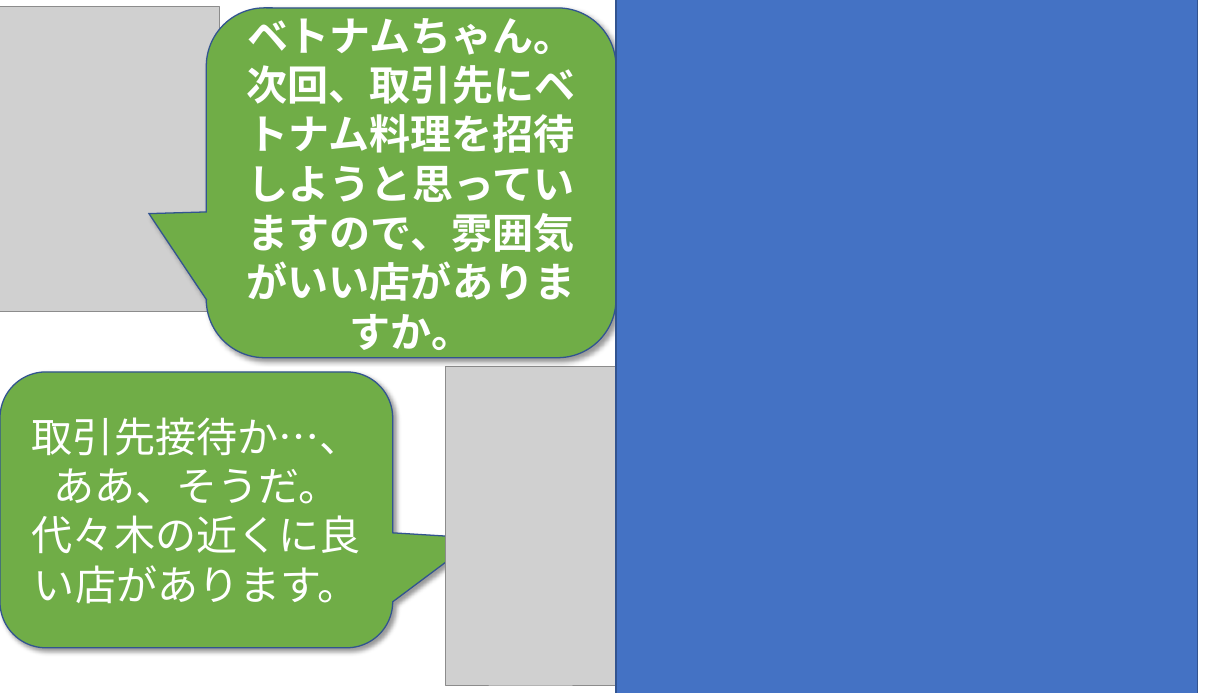
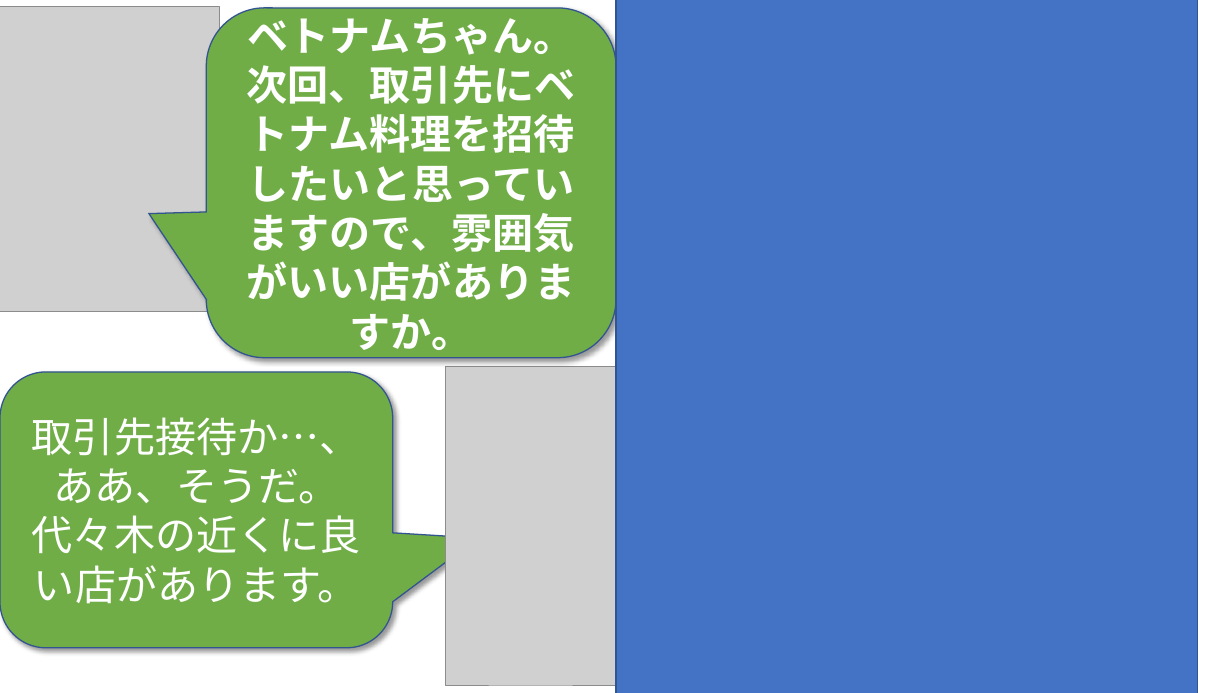
Before and after one commit to phuchung97/phuchung97.github.io, a slide deck: slide 14 of design/story.pptx. Drawn at 1232x693 pixels with LibreOffice and Linux fonts; fonts in the diff are those of the drawing; grey boxes stand for pictures; background and template pictures are left out. Boxes give left, top, right and bottom in pixels: in the first picture for what was removed or moved away, otherwise in the second. Text is boxed around its words. In the diff, an @@ line names an element or a change of style, - is before the commit and + after.

```diff
--- a/design/story.pptx
+++ b/design/story.pptx
@@ text in rounded speech box at (247,9,576,350): text changed @@
-ベトナムちゃん。次回、取引先にベトナム料理を招待しようと思っていますので、雰囲気がいい店がありますか。
+ベトナムちゃん。次回、取引先にベトナム料理を招待したいと思っていますので、雰囲気がいい店がありますか。
```
Also in this commit, not shown: 7 other slides changed, 14 other files.
